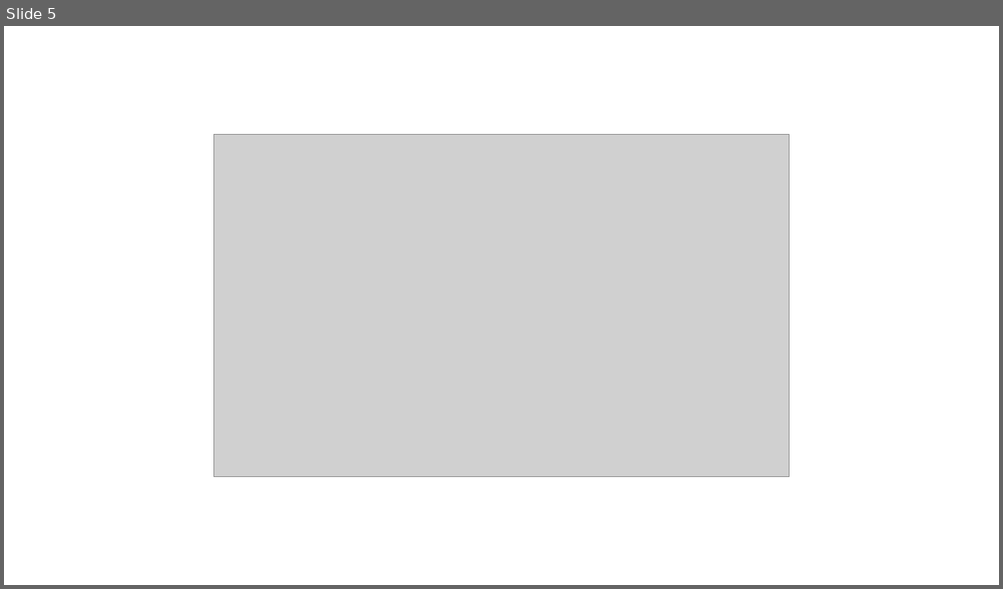
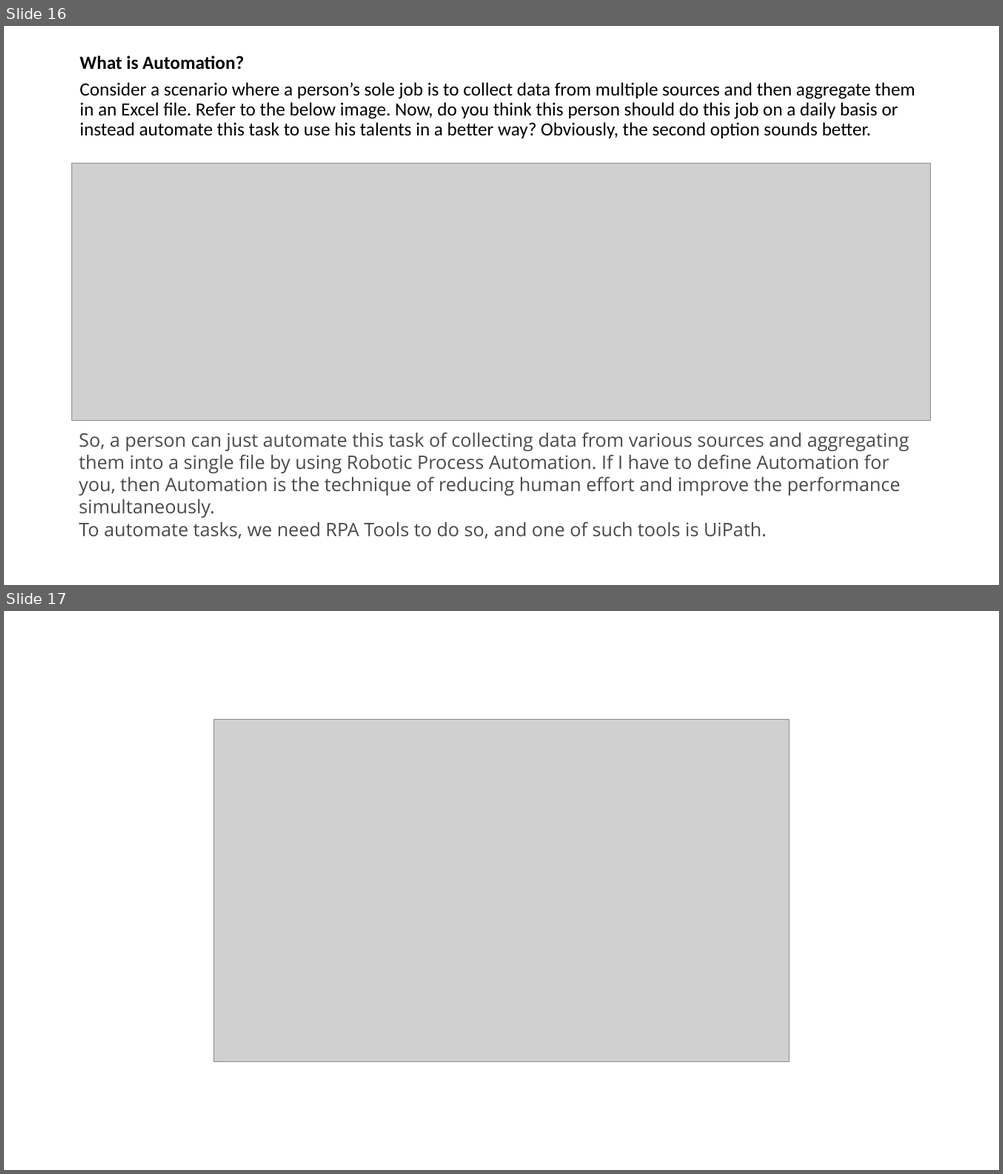
Before and after one commit to gdssclasses/gdss, a slide deck: RPA.pptx. Shown one above the other, each under a label of ours: slide 5 before the commit, slides 16 and 17 after it. The pictures are 1003x589 and 1003x1174 pixels, drawn with LibreOffice and Linux fonts; fonts in the diff are those of the drawing; grey boxes stand for pictures. Boxes give left, top, right and bottom in pixels: in the first picture for what was removed or moved away, otherwise in the second. Text is boxed around its words. In the diff, an @@ line names an element or a change of style, - is before the commit and + after.

```diff
--- a/RPA.pptx
+++ b/RPA.pptx
@@ slide 16 added at (4, 26, 999, 585), background #FFFFFF @@
@@ text added at (79, 56, 914, 138), 18 pt, text #000000 @@
+What is Automation?
+Consider a scenario where a person’s sole job is to collect data from multiple sources and then aggregate them in an Excel file. Refer to the below image. Now, do you think this person should do this job on a daily basis or instead automate this task to use his talents in a better way? Obviously, the second option sounds better.
@@ picture added at (72, 164, 930, 421) @@
@@ text added at (79, 432, 909, 540), 18 pt, text #4A4A4A @@
+So, a person can just automate this task of collecting data from various sources and aggregating them into a single file by using Robotic Process Automation. If I have to define Automation for you, then Automation is the technique of reducing human effort and improve the performance simultaneously.
+To automate tasks, we need RPA Tools to do so, and one of such tools is UiPath.
@@ what was slide 5 is now slide 17 @@
```
Also in this commit, not shown: 2 slides changed, 17 other slides added, 5 slides removed.
